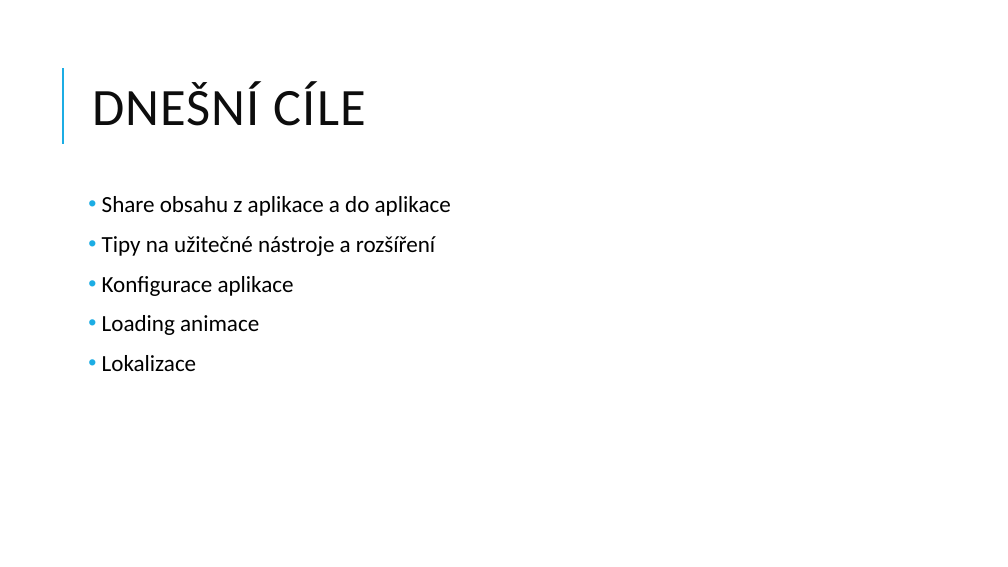
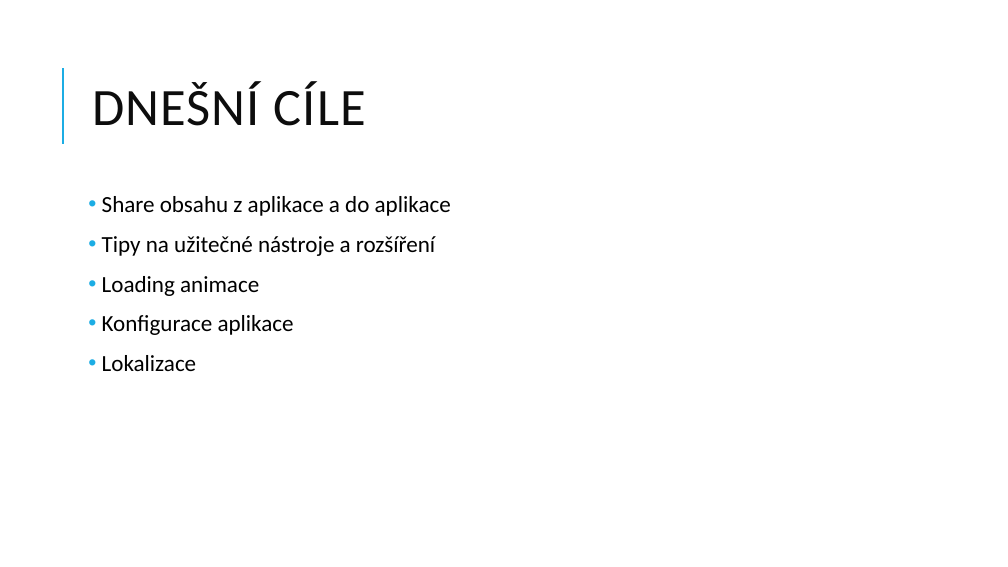
Before and after one commit to jasho/pv239-maui, a slide deck: slide 3 of 07_Bonus/PV239-Xamarin-07_Bonus.pptx. Drawn at 1008x567 pixels with LibreOffice and Linux fonts; fonts in the diff are those of the drawing. Boxes give left, top, right and bottom in pixels: in the first picture for what was removed or moved away, otherwise in the second. Text is boxed around its words. In the diff, an @@ line names an element or a change of style, - is before the commit and + after.

Commit message:
Updated presentation for lab 07

```diff
--- a/07_Bonus/PV239-Xamarin-07_Bonus.pptx
+++ b/07_Bonus/PV239-Xamarin-07_Bonus.pptx
@@ text at (102,276,259,296): paragraph added @@
+• Loading animace
@@ text at (102,315,259,335): paragraph removed @@
-• Loading animace
```
Also in this commit, not shown: 1 other slide changed, 3 slides added.
